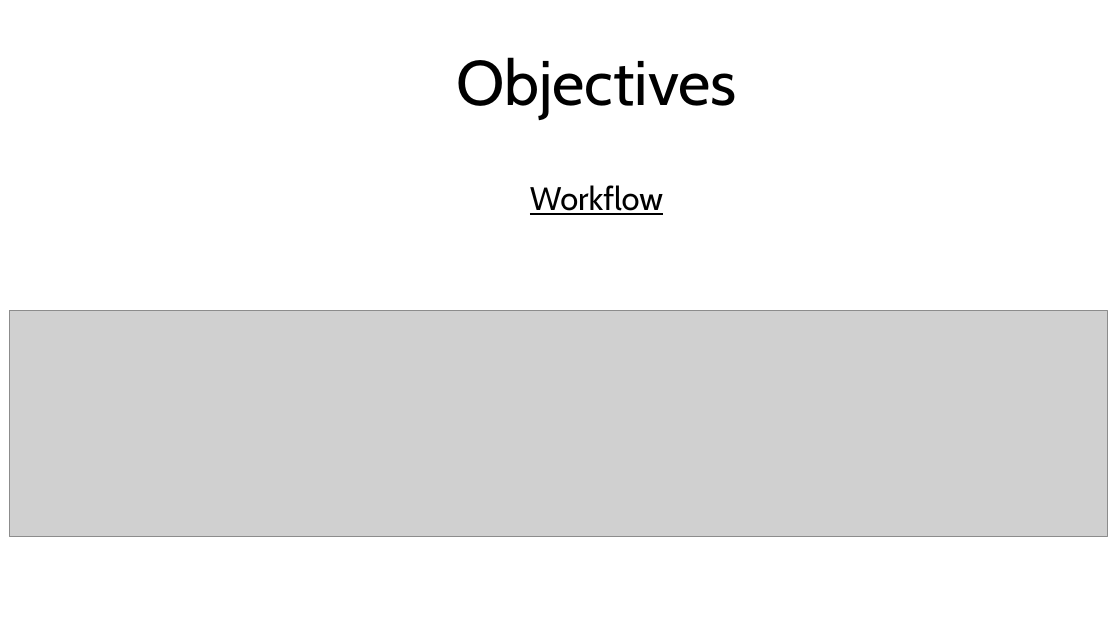
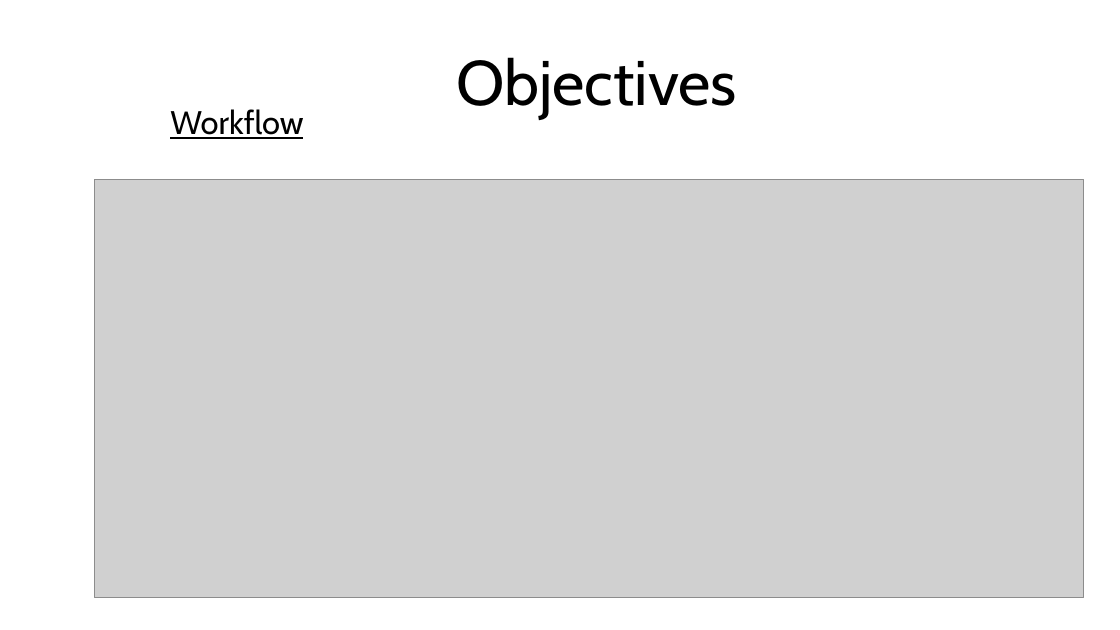
Before and after one commit to NB094/lighthouse-data-notes, a slide deck: slide 4 of Week_4/Day_3/Miniproject 3.pptx. Drawn at 1120x630 pixels with LibreOffice and Linux fonts; fonts in the diff are those of the drawing; grey boxes stand for pictures; background and template pictures are left out. Boxes give left, top, right and bottom in pixels: in the first picture for what was removed or moved away, otherwise in the second. Text is boxed around its words. In the diff, an @@ line names an element or a change of style, - is before the commit and + after.

```diff
--- a/Week_4/Day_3/Miniproject 3.pptx
+++ b/Week_4/Day_3/Miniproject 3.pptx
@@ text "Workflow": place and size @@
-text "Workflow" at <box>530,185,663,215</box>
+text "Workflow" at <box>170,109,303,139</box>
@@ picture: place and size @@
-picture at <box>9,310,1107,537</box>
+picture at <box>94,180,1084,598</box>
```
Also in this commit, not shown: 5 other slides changed, 2 slides added, 12 other files.
